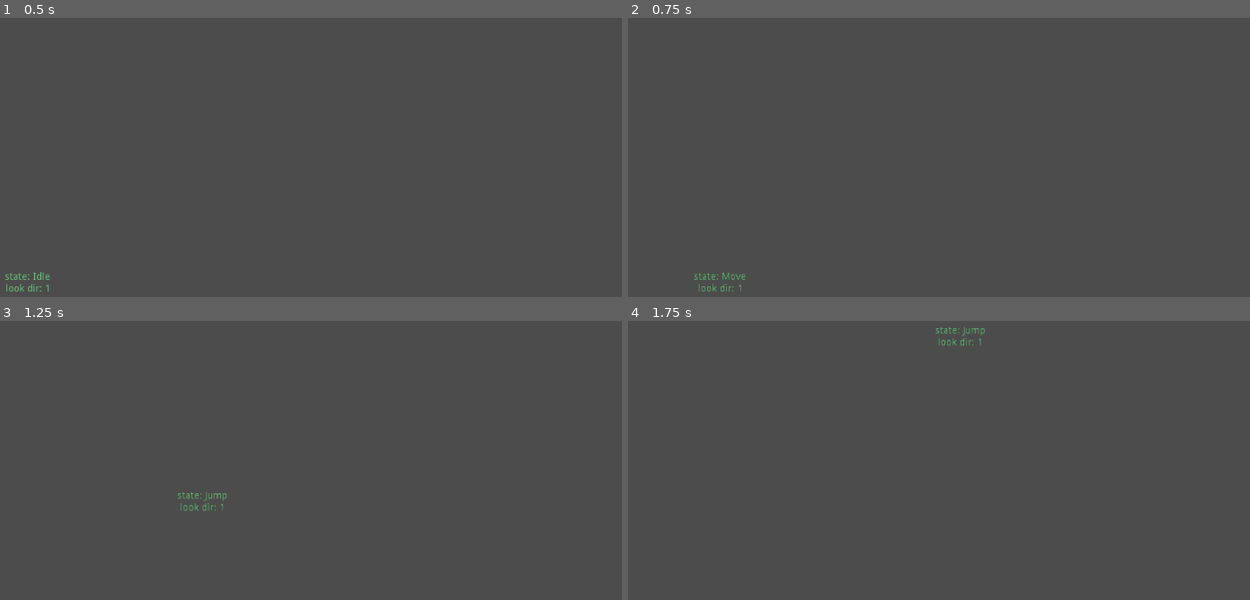
Above: before the commit, frames 1-4 (two rows, left to right).
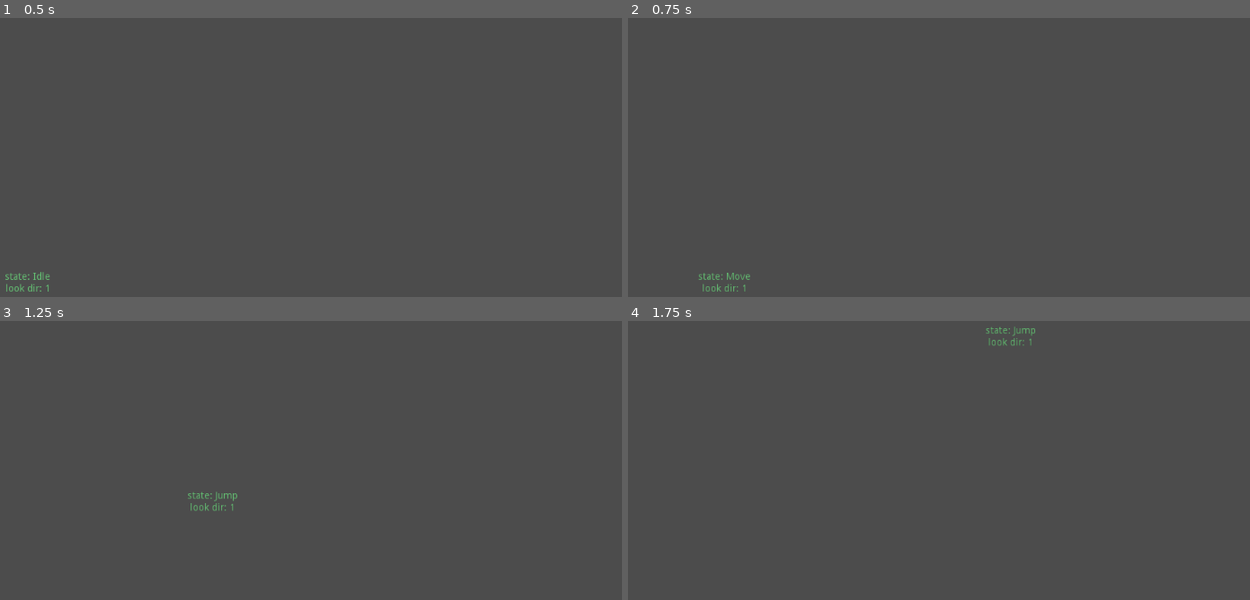
Above: after the commit, the same moments.

Repository: vicious987/slimeboy
Game: Godot game, scene res://Gameworld.tscn
Same seed, same stepped clock (60 frames per second), same inputs: the game is played once before the commit and once after it.
Inputs:
- Up to frame 1 (0.5 s): no input
- Up to frame 2 (0.75 s): tap Enter at 0.5 s; hold D (move_right) from 0.53 s (still down)
- Up to frame 3 (1.25 s): keep holding D (move_right); tap W (jump) at 0.77 s
- Up to frame 4 (1.75 s): keep holding D (move_right); tap W (jump) at 1.52 s

Frame 1 is identical in both runs. In frame 2, 0.2% of the frame differs, in the area x 10-20%, y 91-99%; in frame 3, 0.2%; in frame 4, 0.3%, in the area x 49-66%, y 1-10%.

Commit message:
add acceleration and deceleration to running movement with linear interpolation

Diff:
--- /dev/null
+++ b/KinematicBody2D.gd
@@ -0,0 +1,24 @@
+extends KinematicBody2D
+
+
+# Declare member variables here. Examples:
+# var a: int = 2
+# var b: String = "text"
+var mv_sp = 500
+var motion = Vector2()
+
+# Called when the node enters the scene tree for the first time.
+func _ready() -> void:
+	#motion.x = mv_sp
+	pass # Replace with function body.
+
+func _physics_process(delta: float) -> void:
+	$Label.text = str(motion)
+	motion.x = lerp(motion.x, mv_sp, 0.03)
+	move_and_slide(motion, Vector2.UP)
+	print(motion)
+	5.0
+
+# Called every frame. 'delta' is the elapsed time since the previous frame.
+#func _process(delta: float) -> void:
+#	pass
--- a/Player.tscn
+++ b/Player.tscn
@@ -35,7 +35,7 @@
 
 [node name="Move" type="Node" parent="KinematicBody2D2/States"]
 script = ExtResource( 4 )
-move_speed = 500
+move_speed = 800
 
 [node name="Idle" type="Node" parent="KinematicBody2D2/States"]
 script = ExtResource( 3 )
--- /dev/null
+++ b/speedtest.tscn
@@ -0,0 +1,28 @@
+[gd_scene load_steps=4 format=2]
+
+[ext_resource path="res://icon.png" type="Texture" id=1]
+[ext_resource path="res://KinematicBody2D.gd" type="Script" id=2]
+
+[sub_resource type="CircleShape2D" id=1]
+
+[node name="Node2D" type="Node2D"]
+
+[node name="KinematicBody2D" type="KinematicBody2D" parent="."]
+position = Vector2( 0, 200 )
+script = ExtResource( 2 )
+
+[node name="Sprite" type="Sprite" parent="KinematicBody2D"]
+texture = ExtResource( 1 )
+
+[node name="CollisionShape2D" type="CollisionShape2D" parent="KinematicBody2D"]
+shape = SubResource( 1 )
+
+[node name="Label" type="Label" parent="KinematicBody2D"]
+self_modulate = Color( 0, 0, 0, 1 )
+margin_right = 40.0
+margin_bottom = 14.0
+align = 1
+valign = 1
+__meta__ = {
+"_edit_use_anchors_": false
+}
--- a/states/MoveState.gd
+++ b/states/MoveState.gd
@@ -1,6 +1,7 @@
 extends GroundState
 
 export var move_speed = 1500
+export(float,0,1) var acc_factor = 0.2
 
 func handle_input(event:InputEvent):
 	.handle_input(event)
@@ -8,11 +9,15 @@
 func update(host, delta):
 	var input_direction = get_input_direction()
 	update_look_direction(input_direction)
-	if not input_direction:
-		emit_signal("done", "idle")
 
 	apply_gravity()
-	motion.x = input_direction * move_speed
+	if input_direction:
+		motion.x = lerp(motion.x, input_direction * move_speed, acc_factor)
+	else:
+		motion.x = lerp(motion.x, 0, 0.15)
+		if abs(motion.x) < 32:
+			motion.x = 0
+			emit_signal("done", "idle")
 
 	host.move_and_slide(motion, Vector2.UP)
 	print(motion)
